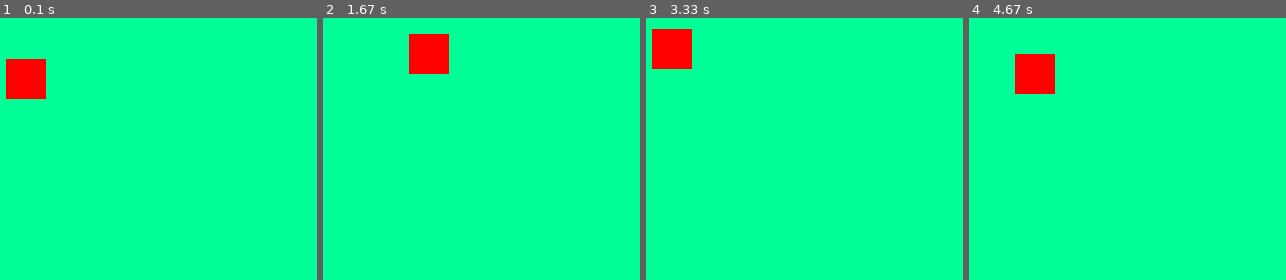
Above: before the commit, frames 1-4 (left to right).
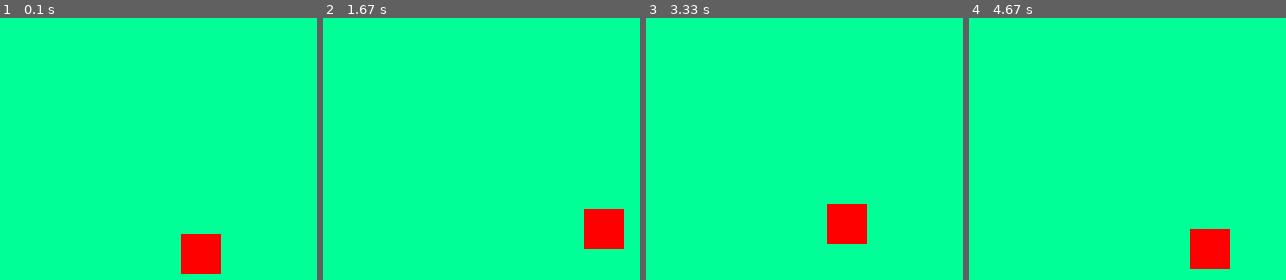
Above: after the commit, the same moments.

Repository: GameDevCallum/First-PyGame-Project
Game: pygame game, started from main.py
Two runs of this game, one before a commit and one after it. Both use one fixed random seed, a clock stepped at 60 frames per second and the inputs below.
Inputs:
- Up to frame 1 (0.1 s): no input
- Up to frame 2 (1.67 s): hold Right 0.33-0.8 s; hold Up 0.83-1.13 s; hold Right 1.17-1.63 s
- Up to frame 3 (3.33 s): hold Left 1.67-2.2 s; hold Down 2.23-2.53 s; hold Left 2.57-2.97 s; hold Up from 3 s (still down)
- Up to frame 4 (4.67 s): release Up at 3.37 s; hold Right 3.4-4.03 s; hold Down 4.07-4.43 s; hold Left from 4.47 s (still down)

The runs differ from the first frame. In frame 1, 3.9% of the frame differs, in the area x 1-70%, y 15-98%; in frame 2, 3.9%; in frame 3, 3.9%; in frame 4, 3.9%.

Commit message:
Moves player and constraints

Diff:
--- a/main.py
+++ b/main.py
@@ -19,8 +19,8 @@
 
 #VARIABLES
 
-plrX = 50
-plrY = 50
+plrX = 225
+plrY = 225
 plrWidth = 40
 plrHeight = 40
 plrVel = 5
@@ -38,18 +38,14 @@
 
     keys = pygame.key.get_pressed()
 
-    if keys[pygame.K_LEFT]:
-        if plrX != 0:
-            plrX -= plrVel
-    if keys[pygame.K_RIGHT]:
-        if plrX != 500 - plrWidth:
-            plrX += plrVel
-    if keys[pygame.K_UP]:
-        if plrY != 0:
-            plrY -= plrVel
-    if keys[pygame.K_DOWN]:
-        if plrY != 500 - plrHeight:
-            plrY += plrVel
+    if keys[pygame.K_LEFT] and plrX != 0:
+        plrX -= plrVel
+    if keys[pygame.K_RIGHT] and plrX != WIDTH - plrWidth:
+        plrX += plrVel
+    if keys[pygame.K_UP] and plrY != 0:
+        plrY -= plrVel
+    if keys[pygame.K_DOWN] and plrY != HEIGHT - plrHeight:
+        plrY += plrVel
 
     WIN.fill((0, 255, 150))
     pygame.draw.rect(WIN, (255, 0, 0), (plrX, plrY, plrWidth, plrHeight))
